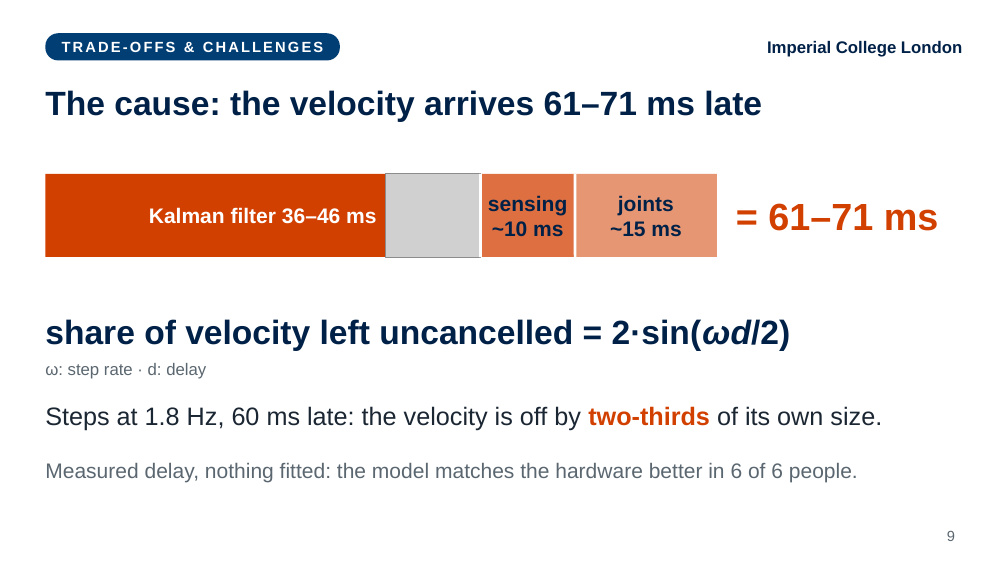
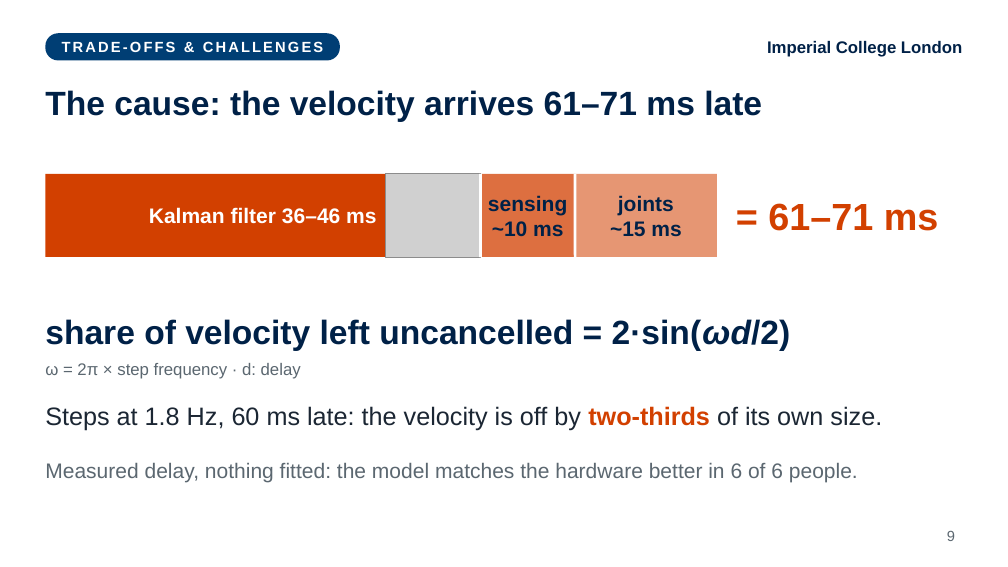
Before and after one commit to fechachris4/HumanSL_MAIN, a slide deck: slide 9 of presentation/World_Stable_Supernumerary_Effectors_Akabueze.pptx. Drawn at 1008x567 pixels with LibreOffice and Linux fonts; fonts in the diff are those of the drawing; grey boxes stand for pictures. Boxes give left, top, right and bottom in pixels: in the first picture for what was removed or moved away, otherwise in the second. Text is boxed around its words. In the diff, an @@ line names an element or a change of style, - is before the commit and + after.

```diff
--- a/presentation/World_Stable_Supernumerary_Effectors_Akabueze.pptx
+++ b/presentation/World_Stable_Supernumerary_Effectors_Akabueze.pptx
@@ text at <box>45,363,301,379</box>: text changed @@
-ω: step rate · d: delay
+ω = 2π × step frequency · d: delay
```
Also in this commit, not shown: 2 other slides changed, 1 slide added, 1 slide removed, 2 other files.
